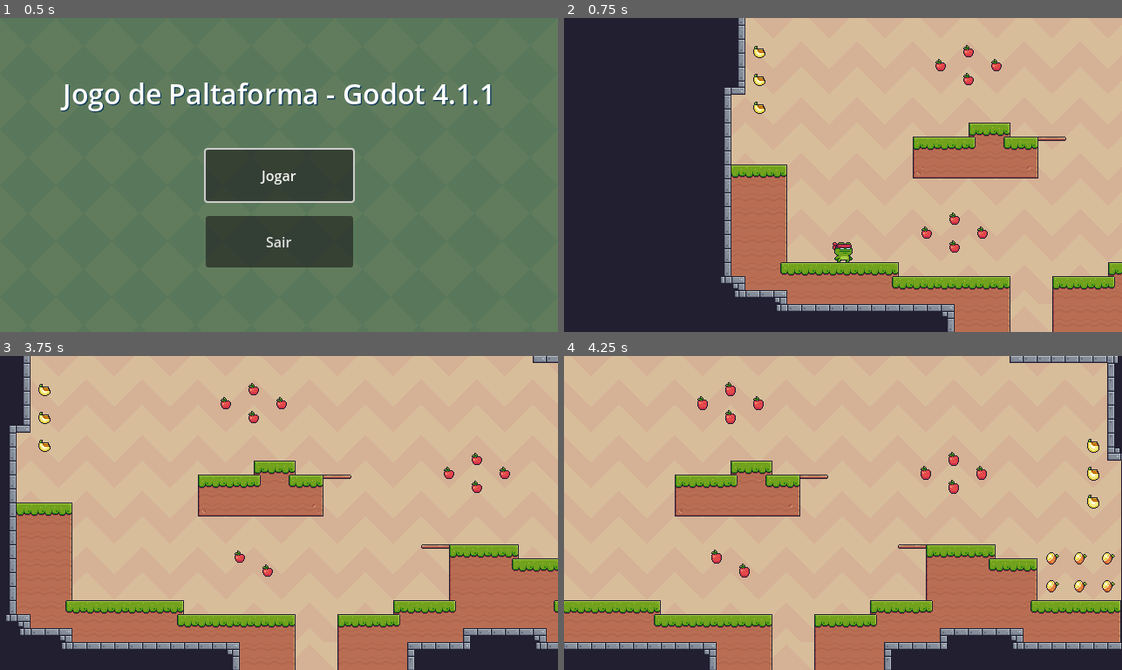
Above: before the commit, frames 1-4 (two rows, left to right).
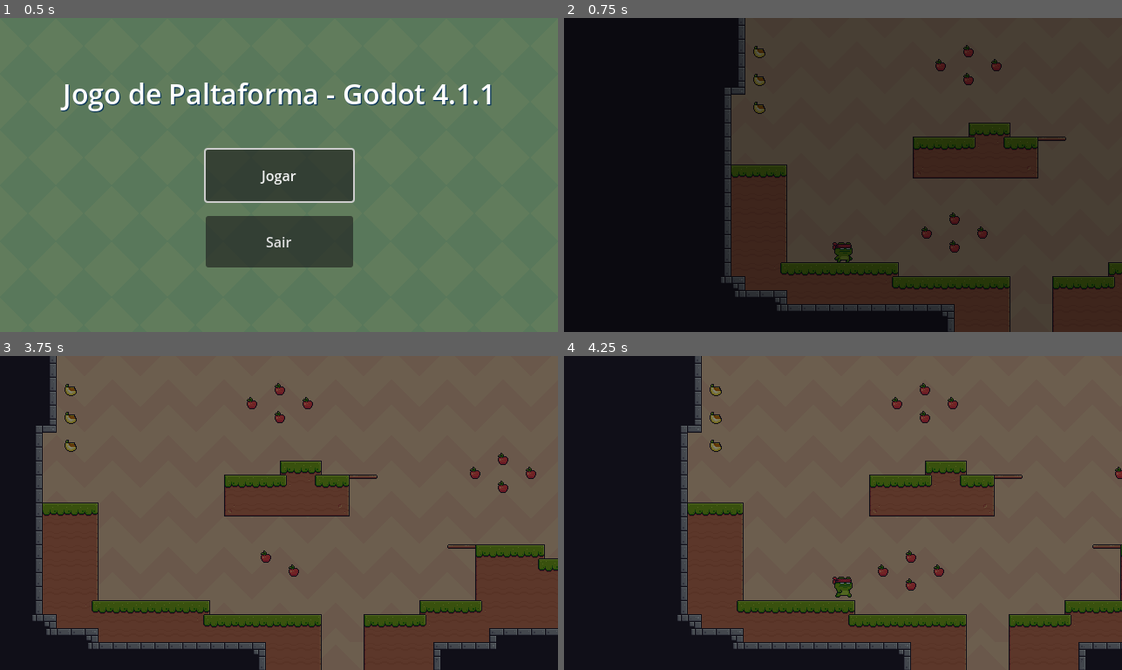
Above: after the commit, the same moments.

Repository: diogorbg/jogoPlataforma-Godot-4.1.1
Game: Godot game, scene res://scenes/menu.tscn
Same seed, same stepped clock (60 frames per second), same inputs: the game is played once before the commit and once after it.
Inputs:
- Up to frame 1 (0.5 s): no input
- Up to frame 2 (0.75 s): click "Jogar" at 0.5 s
- Up to frame 3 (3.75 s): tap Enter (ui_accept) at 1.25, 1.52, 2.27 s; hold Right (ui_right) 1.28-2.78 s; hold Left (ui_left) 2.78-3.53 s; hold Right (ui_right) from 3.53 s (still down)
- Up to frame 4 (4.25 s): keep holding Right (ui_right); tap Enter (ui_accept) at 3.77 s

Frame 1 is identical in both runs. In frame 2, 100% of the frame differs, in the area x 0-100%, y 0-100%; in frame 3, 92%; in frame 4, 97%.

Commit message:
regras de ganhar e perder

Diff:
--- a/scenes/fase1.tscn
+++ b/scenes/fase1.tscn
@@ -7,6 +7,7 @@
 [ext_resource type="PackedScene" uid="uid://bljyovx47y6tn" path="res://scenes/itens/banana.tscn" id="5_c6ilh"]
 [ext_resource type="PackedScene" uid="uid://cl3y52fs7rb3h" path="res://scenes/itens/laranja.tscn" id="6_7tdcx"]
 [ext_resource type="PackedScene" uid="uid://cy6wypp6nl5uj" path="res://scenes/itens/maca.tscn" id="6_bvdlx"]
+[ext_resource type="PackedScene" uid="uid://db8tt83iy4ge1" path="res://scenes/hud.tscn" id="8_yiuo0"]
 
 [sub_resource type="TileSetAtlasSource" id="TileSetAtlasSource_p2u0j"]
 resource_name = "terreno"
@@ -643,3 +644,5 @@
 
 [node name="maca12" parent="itens" instance=ExtResource("6_bvdlx")]
 position = Vector2(448, -192)
+
+[node name="HUD" parent="." instance=ExtResource("8_yiuo0")]
--- a/scenes/fase2.tscn
+++ b/scenes/fase2.tscn
@@ -7,6 +7,7 @@
 [ext_resource type="PackedScene" uid="uid://b1dhav2mjnqqe" path="res://scenes/itens/item_base.tscn" id="5_x8ybm"]
 [ext_resource type="PackedScene" uid="uid://bljyovx47y6tn" path="res://scenes/itens/banana.tscn" id="6_odmfw"]
 [ext_resource type="PackedScene" uid="uid://cl3y52fs7rb3h" path="res://scenes/itens/laranja.tscn" id="7_bhakl"]
+[ext_resource type="PackedScene" uid="uid://db8tt83iy4ge1" path="res://scenes/hud.tscn" id="8_u1vsd"]
 
 [sub_resource type="TileSetAtlasSource" id="TileSetAtlasSource_p2u0j"]
 resource_name = "terreno"
@@ -546,6 +547,7 @@
 
 [node name="fase1" type="Node2D"]
 script = ExtResource("1_pwhvm")
+fase = 2
 
 [node name="TileMap" type="TileMap" parent="."]
 tile_set = SubResource("TileSet_lugm1")
@@ -661,3 +663,5 @@
 
 [node name="laranja16" parent="itens" instance=ExtResource("7_bhakl")]
 position = Vector2(160, -160)
+
+[node name="HUD" parent="." instance=ExtResource("8_u1vsd")]
--- /dev/null
+++ b/scenes/hud.tscn
@@ -0,0 +1,74 @@
+[gd_scene load_steps=6 format=3 uid="uid://db8tt83iy4ge1"]
+
+[ext_resource type="Script" path="res://scripts/HUD.gd" id="1_1dg3i"]
+
+[sub_resource type="Animation" id="Animation_sbngj"]
+length = 0.001
+tracks/0/type = "value"
+tracks/0/imported = false
+tracks/0/enabled = true
+tracks/0/path = NodePath("fade:color")
+tracks/0/interp = 1
+tracks/0/loop_wrap = true
+tracks/0/keys = {
+"times": PackedFloat32Array(0),
+"transitions": PackedFloat32Array(1),
+"update": 0,
+"values": [Color(0, 0, 0, 0)]
+}
+
+[sub_resource type="Animation" id="Animation_10eiv"]
+resource_name = "fadeIn"
+length = 0.5
+tracks/0/type = "value"
+tracks/0/imported = false
+tracks/0/enabled = true
+tracks/0/path = NodePath("fade:color")
+tracks/0/interp = 1
+tracks/0/loop_wrap = true
+tracks/0/keys = {
+"times": PackedFloat32Array(0, 0.5),
+"transitions": PackedFloat32Array(1, 1),
+"update": 0,
+"values": [Color(0, 0, 0, 1), Color(0, 0, 0, 0)]
+}
+
+[sub_resource type="Animation" id="Animation_s8jcj"]
+resource_name = "fadeOut"
+length = 0.5
+tracks/0/type = "value"
+tracks/0/imported = false
+tracks/0/enabled = true
+tracks/0/path = NodePath("fade:color")
+tracks/0/interp = 1
+tracks/0/loop_wrap = true
+tracks/0/keys = {
+"times": PackedFloat32Array(0, 0.5),
+"transitions": PackedFloat32Array(1, 1),
+"update": 0,
+"values": [Color(0, 0, 0, 0), Color(0, 0, 0, 1)]
+}
+
+[sub_resource type="AnimationLibrary" id="AnimationLibrary_eboic"]
+_data = {
+"RESET": SubResource("Animation_sbngj"),
+"fadeIn": SubResource("Animation_10eiv"),
+"fadeOut": SubResource("Animation_s8jcj")
+}
+
+[node name="HUD" type="CanvasLayer" groups=["HUD"]]
+script = ExtResource("1_1dg3i")
+
+[node name="fade" type="ColorRect" parent="."]
+anchors_preset = 15
+anchor_right = 1.0
+anchor_bottom = 1.0
+grow_horizontal = 2
+grow_vertical = 2
+color = Color(0, 0, 0, 0)
+
+[node name="anim" type="AnimationPlayer" parent="."]
+autoplay = "fadeIn"
+libraries = {
+"": SubResource("AnimationLibrary_eboic")
+}
--- /dev/null
+++ b/scripts/HUD.gd
@@ -0,0 +1,19 @@
+extends CanvasLayer
+
+@onready var anim = $anim
+
+func _ready():
+	pass
+
+func vitoria():
+	anim.play("fadeOut")
+	await anim.animation_finished
+	if (Global.fase == 1):
+		get_tree().change_scene_to_file("res://scenes/fase2.tscn")
+	else:
+		get_tree().change_scene_to_file("res://scenes/fase1.tscn")
+
+func derrota():
+	anim.play("fadeOut")
+	await anim.animation_finished
+	get_tree().reload_current_scene()
--- a/scripts/global.gd
+++ b/scripts/global.gd
@@ -10,3 +10,5 @@
 
 func addItem():
 	itens += 1
+	if (itens == maxItens):
+		get_tree().call_group("HUD", "vitoria")
--- a/scripts/item_base.gd
+++ b/scripts/item_base.gd
@@ -3,9 +3,12 @@
 @onready var animSprite = $animSprite
 @onready var colisao = $colisao
 
+func _ready():
+	Global.maxItens += 1
+
 func _on_body_entered(body: Node2D):
 	if body.is_in_group("player"):
-		colisao.process_mode = Node.PROCESS_MODE_DISABLED # Não colide mais
+		colisao.queue_free()
 		Global.addItem()
 		animSprite.play("collect")
 		await animSprite.animation_finished
--- a/scripts/player.gd
+++ b/scripts/player.gd
@@ -49,4 +49,8 @@
 	if velocity.x != 0:
 		animSprite.flip_h = true if velocity.x<0 else false
 
+	if global_position.y > 200:
+		set_physics_process(false)
+		get_tree().call_group("HUD", "derrota")
+
 	move_and_slide()
Not shown: 1 places in scenes/fase1.tscn that only renumber resources
Not shown: 1 places in scenes/fase2.tscn that only renumber resources
